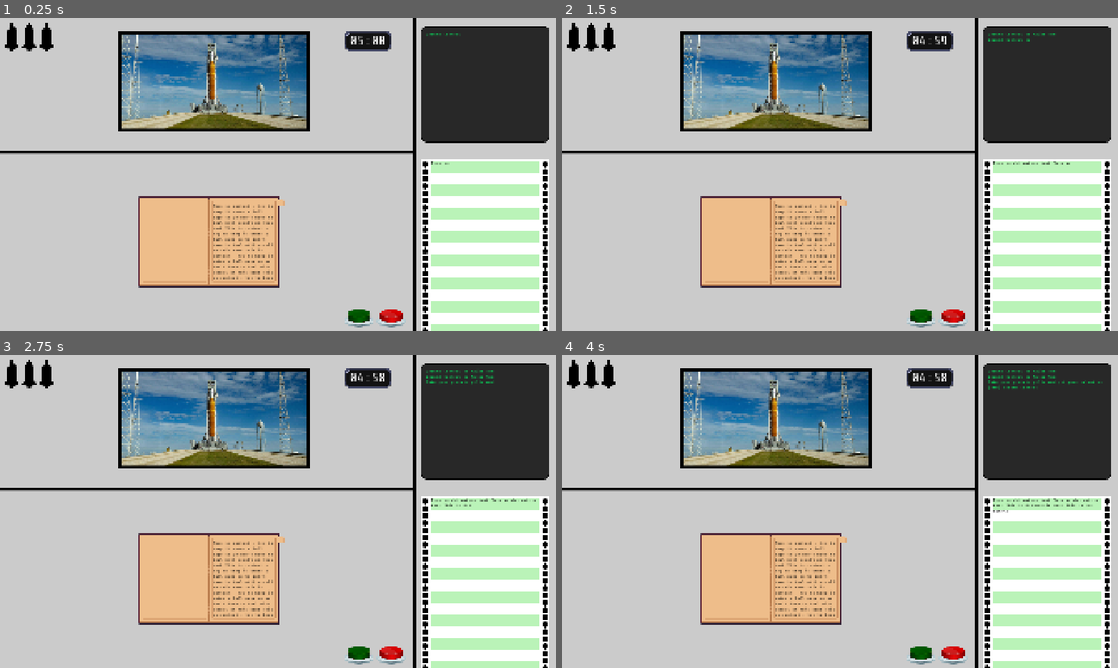
Above: before the commit, frames 1-4 (two rows, left to right).
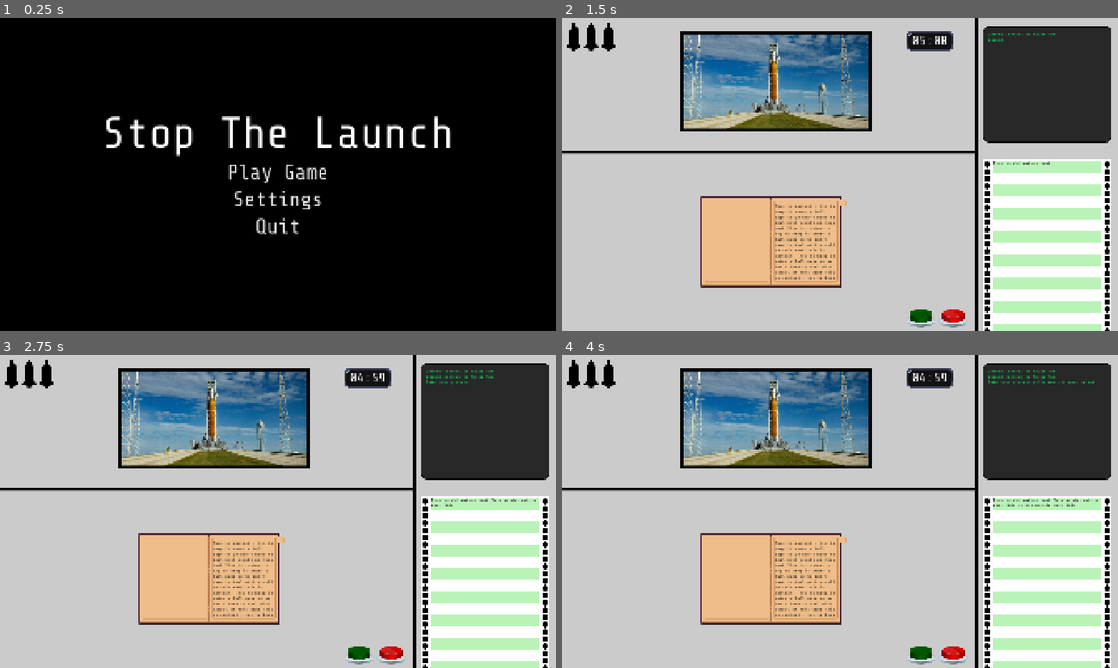
Above: after the commit, the same moments.

Repository: bukit3point0/gmtk2026
Game: Godot game, scene res://scenes/game_root.tscn
The game is run twice, just before and just after one commit, with the same random seed, the same clock (stepped at 60 frames per second) and the same inputs.
Inputs (mouse positions are in pixels of both pictures, inside the frame that each line leads up to):
- Up to frame 1 (0.25 s): no input
- Up to frame 2 (1.5 s): click "Play Game" at 0.5 s; click "Play Game" at 1.25 s
- Up to frame 3 (2.75 s): click (361, 655) at 2 s
- Up to frame 4 (4 s): click (923, 655) at 2.75 s; click (951, 655) at 3.5 s

The runs differ from the first frame. In frame 1, 96% of the frame differs, in the area x 0-100%, y 0-100%; in frame 2, less than 0.1%; in frame 3, less than 0.1%; in frame 4, less than 0.1%.

Commit message:
hook up play button

Diff:
--- a/scenes/game_root.tscn
+++ b/scenes/game_root.tscn
@@ -1,10 +1,9 @@
 [gd_scene format=3 uid="uid://dwl7p675kuu11"]
 
 [ext_resource type="PackedScene" uid="uid://be4hawxc1gp7v" path="res://scenes/home.tscn" id="1_ni5ms"]
-[ext_resource type="PackedScene" uid="uid://crn0td2ubi874" path="res://scenes/game.tscn" id="2_uebra"]
+[ext_resource type="Script" uid="uid://xspab0bb67wt" path="res://scripts/game_root.gd" id="1_uebra"]
 
 [node name="GameRoot" type="Node2D" unique_id=996706110]
+script = ExtResource("1_uebra")
 
 [node name="Home" parent="." unique_id=262647136 instance=ExtResource("1_ni5ms")]
-
-[node name="Game" parent="." unique_id=1055144618 instance=ExtResource("2_uebra")]
--- a/scenes/home_settings.gd
+++ b/scenes/home_settings.gd
@@ -3,7 +3,8 @@
 @onready var settings: Node2D = $"../../Settings"
 
 func _on_play_game_button_pressed() -> void:
-	pass # Replace with function body.
+	var game_root = owner.owner
+	game_root.load_game()
 
 func _on_settings_button_pressed() -> void:
 	settings.visible = true
--- /dev/null
+++ b/scripts/game_root.gd
@@ -0,0 +1,7 @@
+extends Node2D
+
+const GAME = preload("uid://crn0td2ubi874")
+
+func load_game() -> void:
+	var game = GAME.instantiate()
+	add_child(game)
Not shown, added: scripts/game_root.gd.uid
